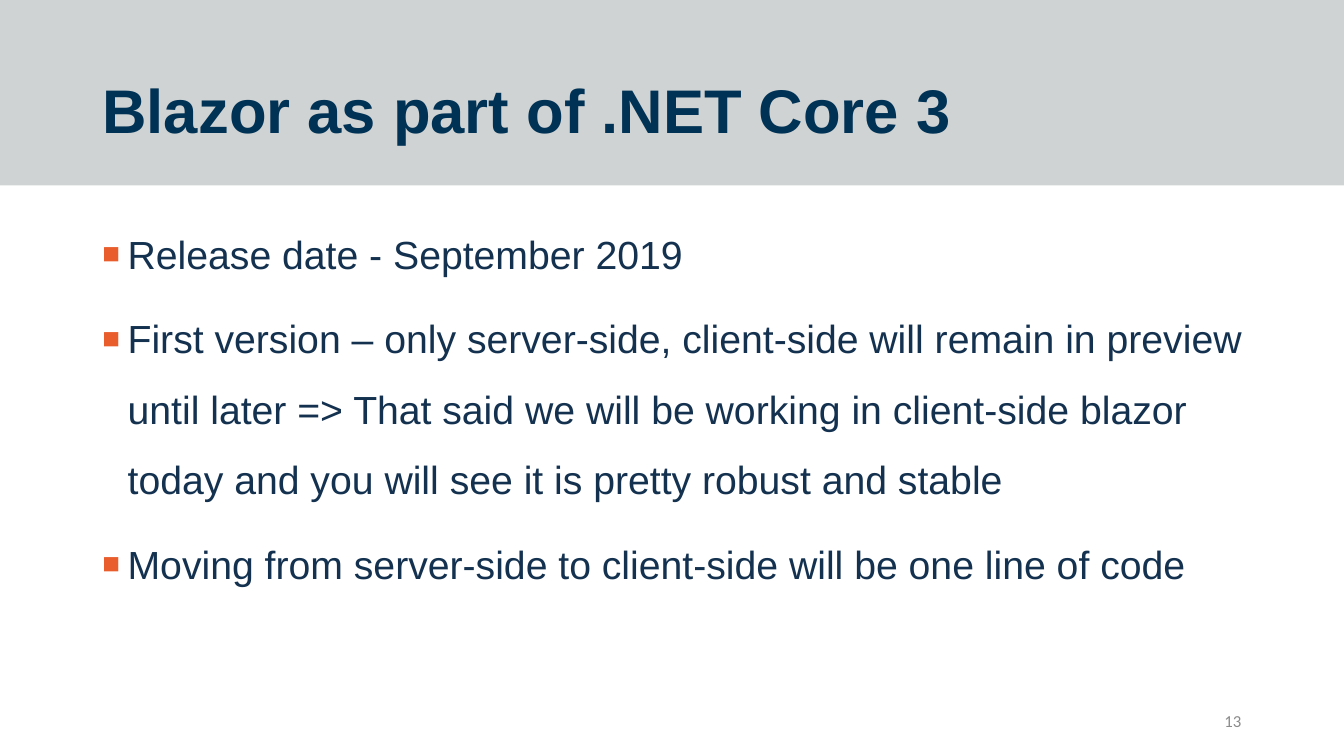
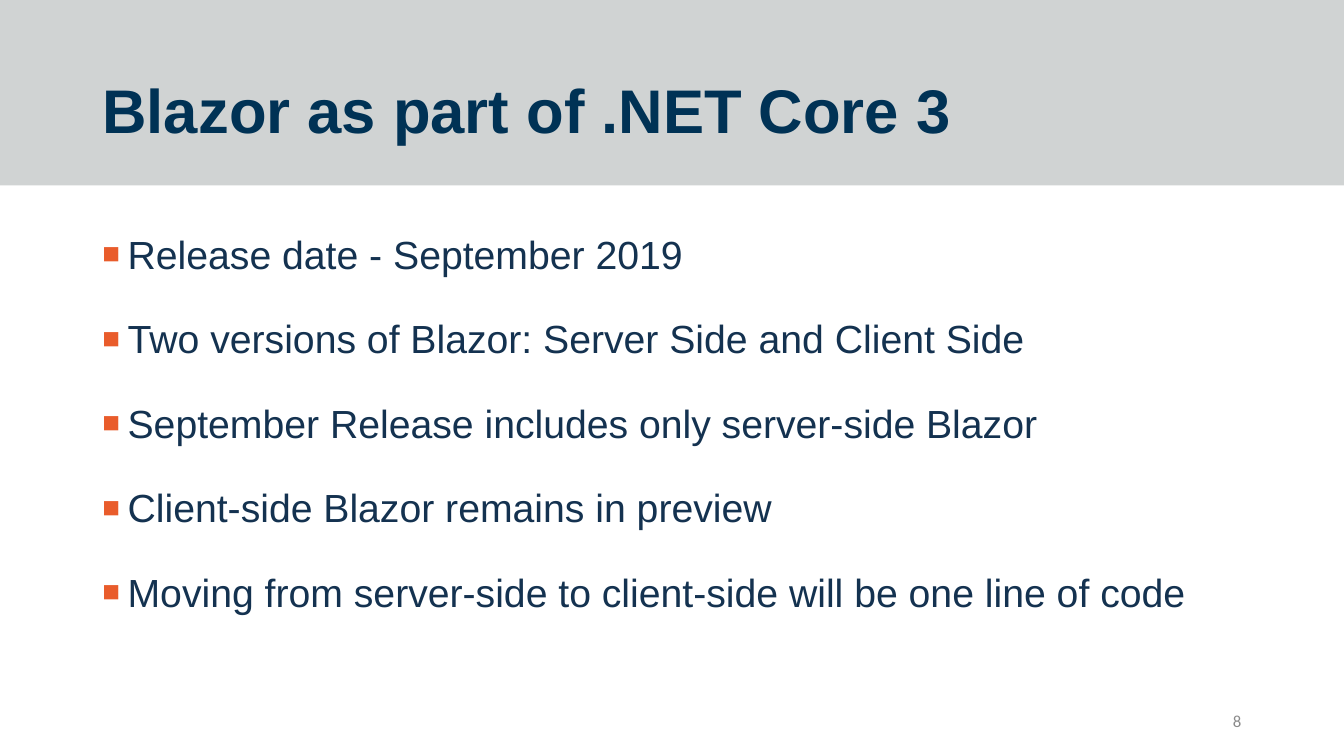
Before and after one commit to worthingtonjg/Sort2019, a slide deck: slide 8 of Blazor/Final - Blazor - Sort 2019 - Jon Worthington.pptx (slide 13 before the commit). Drawn at 1344x756 pixels with LibreOffice and Linux fonts; fonts in the diff are those of the drawing. Boxes give left, top, right and bottom in pixels: in the first picture for what was removed or moved away, otherwise in the second. Text is boxed around its words. In the diff, an @@ line names an element or a change of style, - is before the commit and + after.

```diff
--- a/Blazor/Final - Blazor - Sort 2019 - Jon Worthington.pptx
+++ b/Blazor/Final - Blazor - Sort 2019 - Jon Worthington.pptx
@@ text at box(128, 324, 1037, 530): text changed @@
-■ First version – only server-side, client-side will remain in preview until later => That said we will be working in client-side blazor today and you will see it is pretty robust and stable
+■ Two versions of Blazor: Server Side and Client Side
+■ September Release includes only server-side Blazor
+■ Client-side Blazor remains in preview
@@ page number at box(1233, 715, 1241, 727): text changed @@
-13
+8
```
Also in this commit, not shown: 7 other slides changed, 2 slides added, 9 slides removed, 1 other file.
